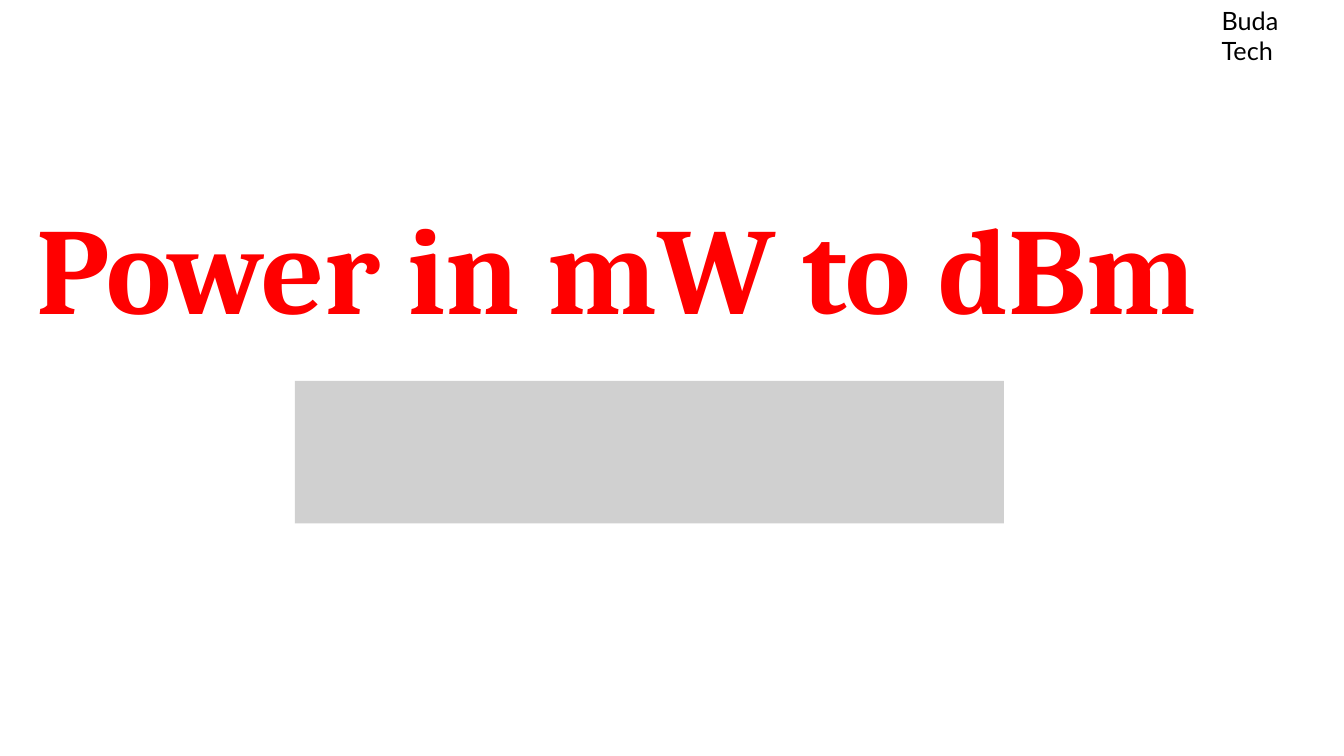
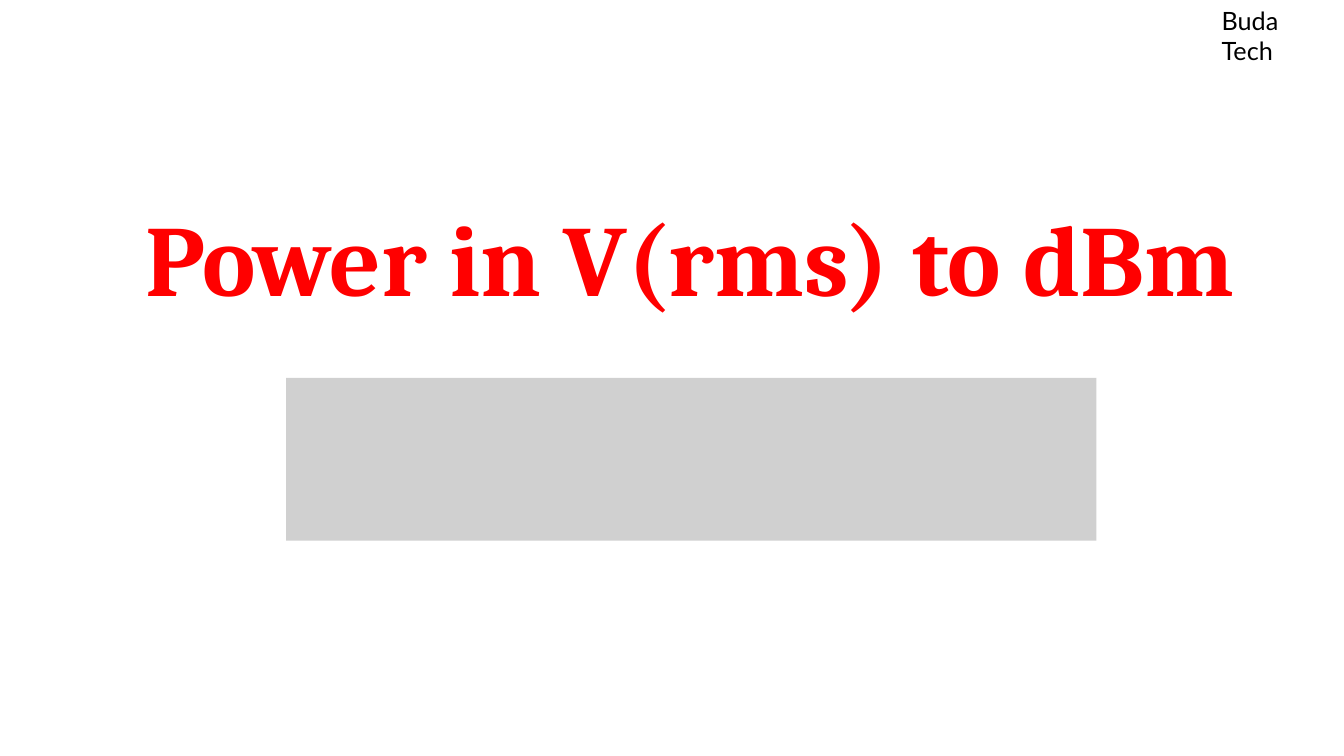
Before and after one commit to MaliusMartin/Budatech-Academy, a slide deck: slide 49 of POWER SUPPLY/Power unit conversion.pptx (slide 48 before the commit). Drawn at 1344x756 pixels with LibreOffice and Linux fonts; fonts in the diff are those of the drawing; grey boxes stand for pictures. Boxes give left, top, right and bottom in pixels: in the first picture for what was removed or moved away, otherwise in the second. Text is boxed around its words. In the diff, an @@ line names an element or a change of style, - is before the commit and + after.

```diff
--- a/POWER SUPPLY/Power unit conversion.pptx
+++ b/POWER SUPPLY/Power unit conversion.pptx
@@ text at (145,222,1234,313): text changed; size 88 to 72 pt @@
-Power in mW to dBm
+Power in V(rms) to dBm
@@ picture: place and size @@
-picture at (295,381,1004,524)
+picture at (286,378,1097,540)
```
Also in this commit, not shown: 4 other slides changed, 2 slides added, 47 other files.
